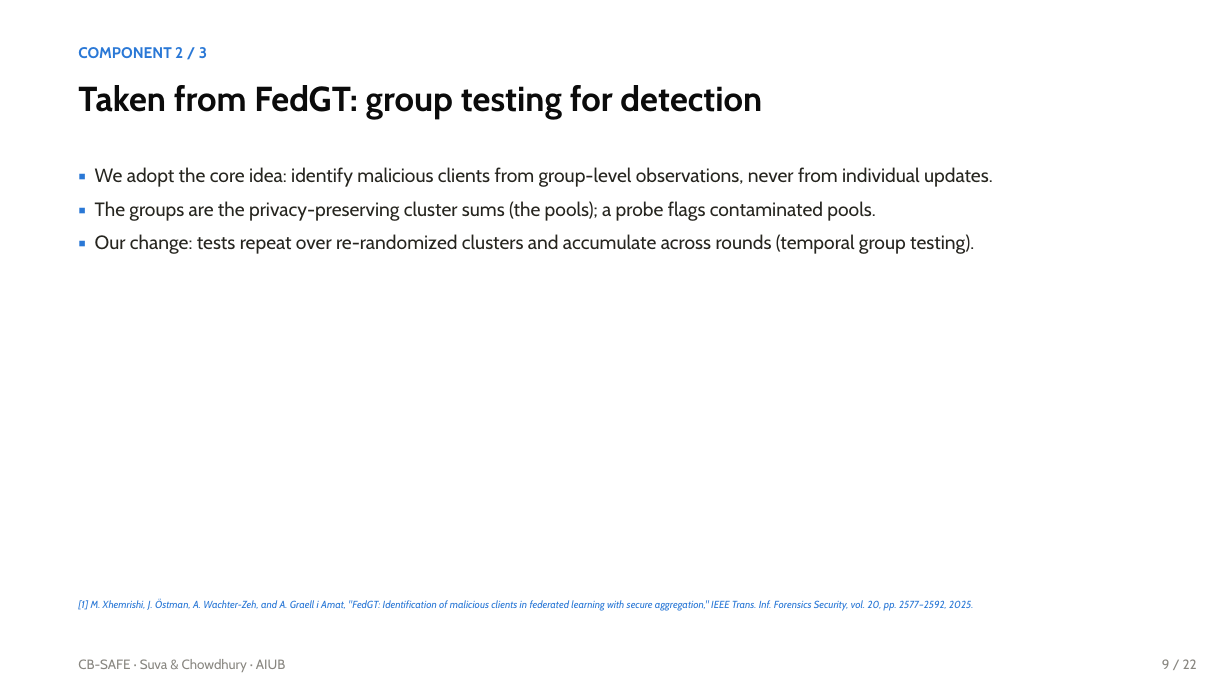
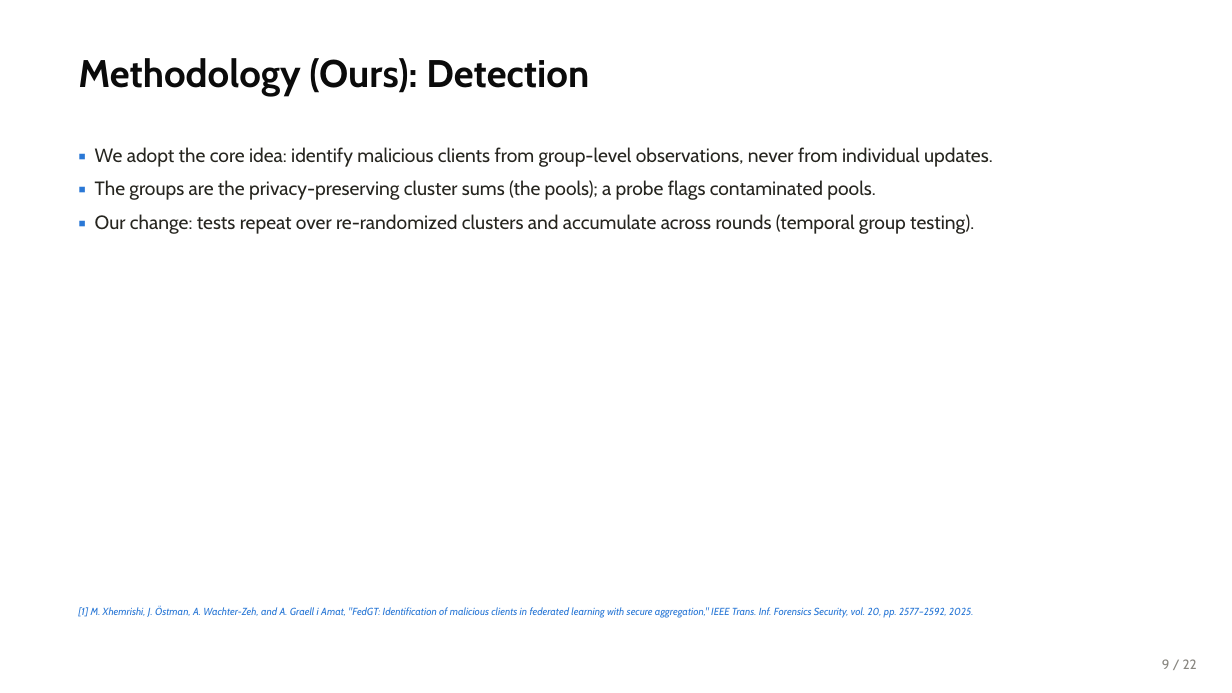
Before and after one commit to wshuv-o/cb-safe-draft, a slide deck: slide 10 of paper/cbsafe_deck.pptx. Drawn at 1232x693 pixels with LibreOffice and Linux fonts; fonts in the diff are those of the drawing. Boxes give left, top, right and bottom in pixels: in the first picture for what was removed or moved away, otherwise in the second. Text is boxed around its words. In the diff, an @@ line names an element or a change of style, - is before the commit and + after.

```diff
--- a/paper/cbsafe_deck.pptx
+++ b/paper/cbsafe_deck.pptx
@@ text removed at (x1=78, y1=47, x2=207, y2=58) @@
-COMPONENT 2 / 3
@@ text added at (x1=78, y1=58, x2=589, y2=96), 30 pt, text #0B0B0B, bold @@
+Methodology (Ours): Detection
@@ text removed at (x1=78, y1=85, x2=762, y2=119) @@
-Taken from FedGT: group testing for detection
@@ text "▪ We adopt the core ..." moved from (x1=95, y1=167, x2=993, y2=254) to (x1=95, y1=147, x2=993, y2=234) @@
@@ text "[1] M. Xhemrishi, J. Östman, ..." moved from (x1=78, y1=599, x2=973, y2=610) to (x1=78, y1=607, x2=973, y2=618) @@
@@ text removed at (x1=78, y1=659, x2=285, y2=672) @@
-CB-SAFE · Suva & Chowdhury · AIUB
```
Also in this commit, not shown: 23 other slides changed, 32 other files.
